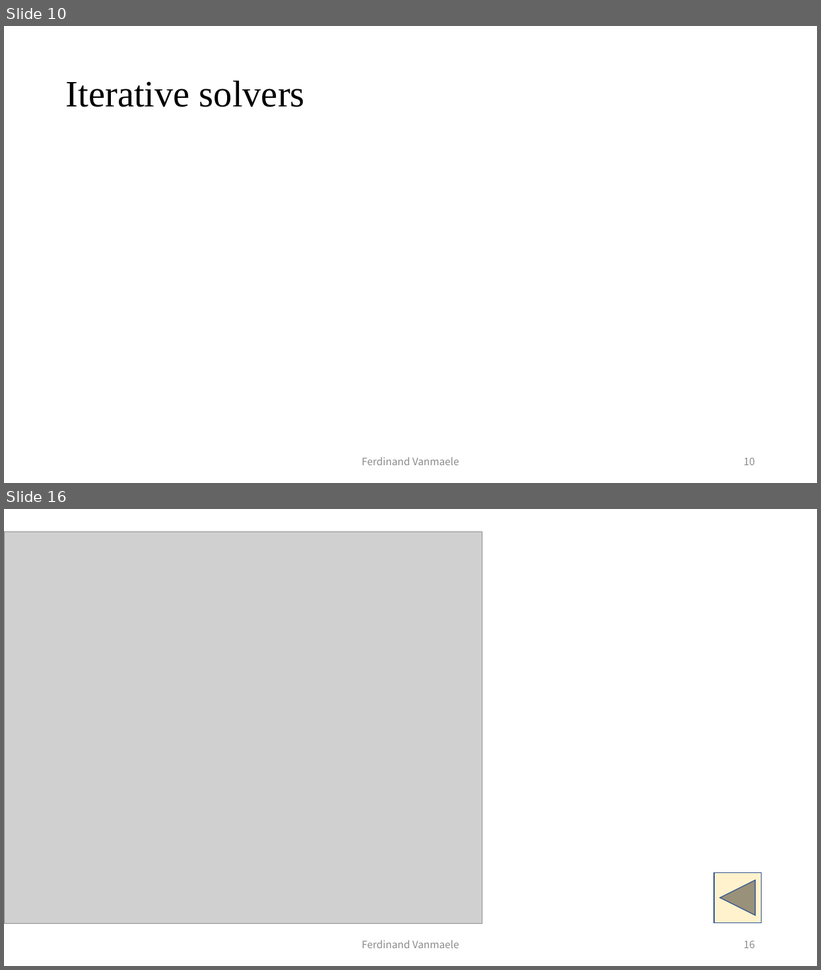
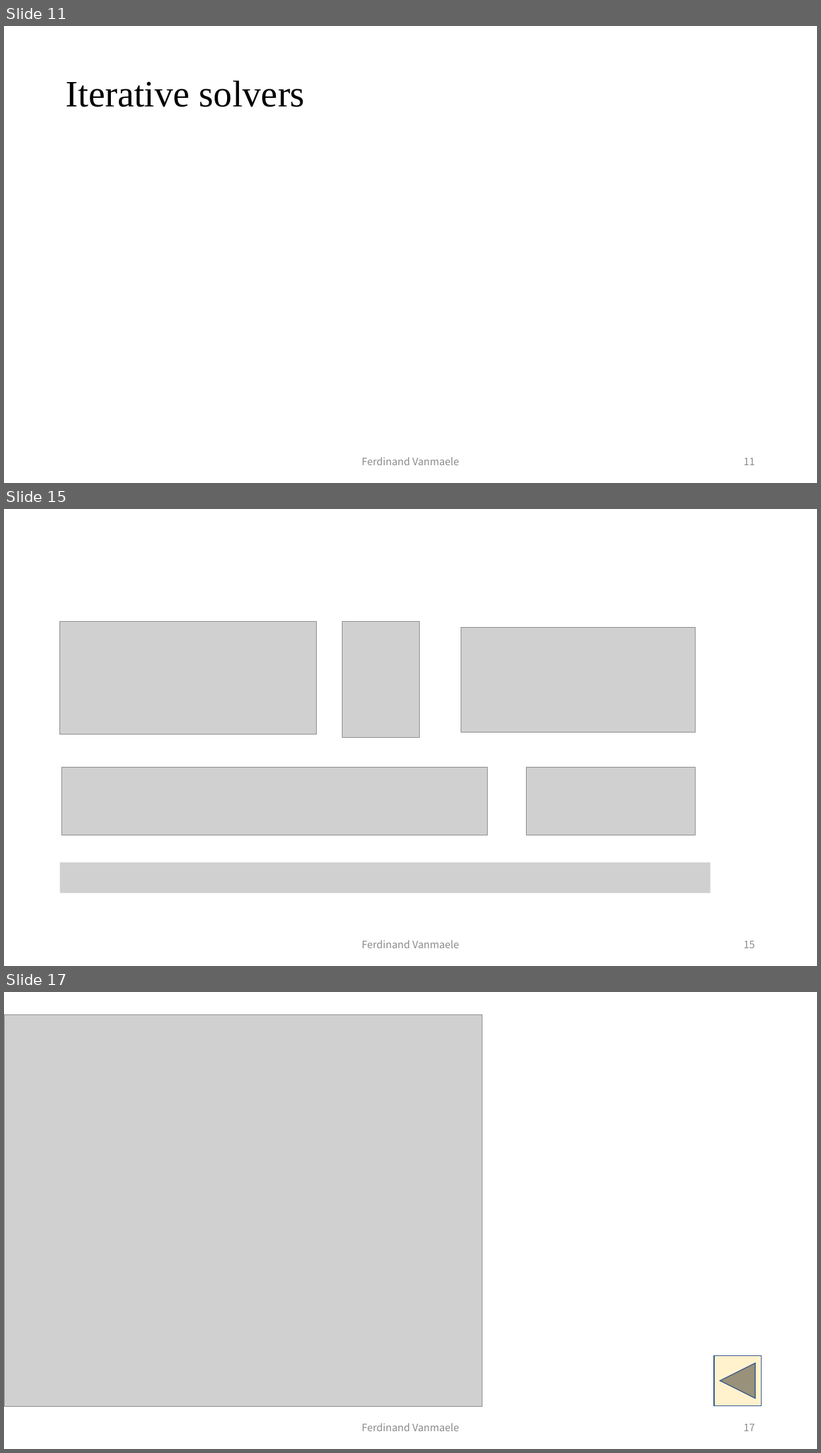
Before and after one commit to fvanmaele/polynomial-preconditioning, a slide deck: presentation.pptx. Shown one above the other, each under a label of ours: slides 10 and 16 before the commit, slides 11, 15 and 17 after it; the slides between them are not shown. The pictures are 821x970 and 821x1453 pixels, drawn with LibreOffice and Linux fonts; fonts in the diff are those of the drawing; grey boxes stand for pictures. Boxes give left, top, right and bottom in pixels: in the first picture for what was removed or moved away, otherwise in the second. Text is boxed around its words. In the diff, an @@ line names an element or a change of style, - is before the commit and + after.

```diff
--- a/presentation.pptx
+++ b/presentation.pptx
@@ slide 15 added at <box>4,509,817,966</box>, background #FFFFFF @@
@@ picture added at <box>60,622,317,734</box> @@
@@ picture added at <box>343,622,420,738</box> @@
@@ picture added at <box>461,627,695,732</box> @@
@@ picture added at <box>62,768,488,835</box> @@
@@ picture added at <box>527,768,696,835</box> @@
@@ picture added at <box>60,863,711,893</box> @@
@@ text added at <box>362,941,459,949</box>, 12 pt, text #8C8C8C @@
+Ferdinand Vanmaele
@@ page number added at <box>744,941,755,949</box>, 12 pt, text #8C8C8C @@
+15
@@ what was slide 10 is now slide 11 @@
@@ page number at <box>744,458,755,466</box>: text changed @@
-10
+11
@@ what was slide 16 is now slide 17 @@
@@ page number at <box>744,1424,755,1432</box>: text changed @@
-16
+17
```
Also in this commit, not shown: 8 slides changed, 3 other slides added, 1 slide removed, 39 other files.
